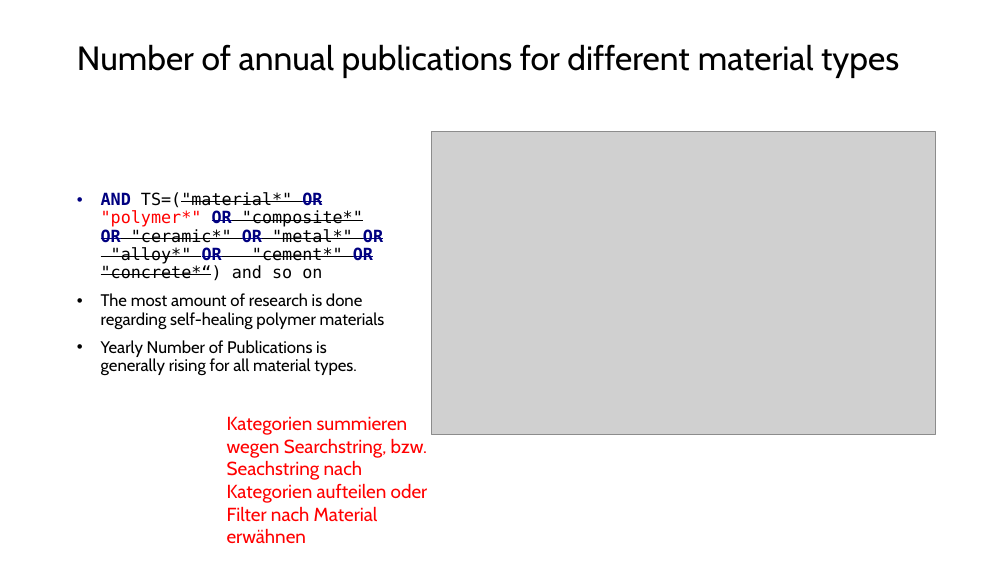
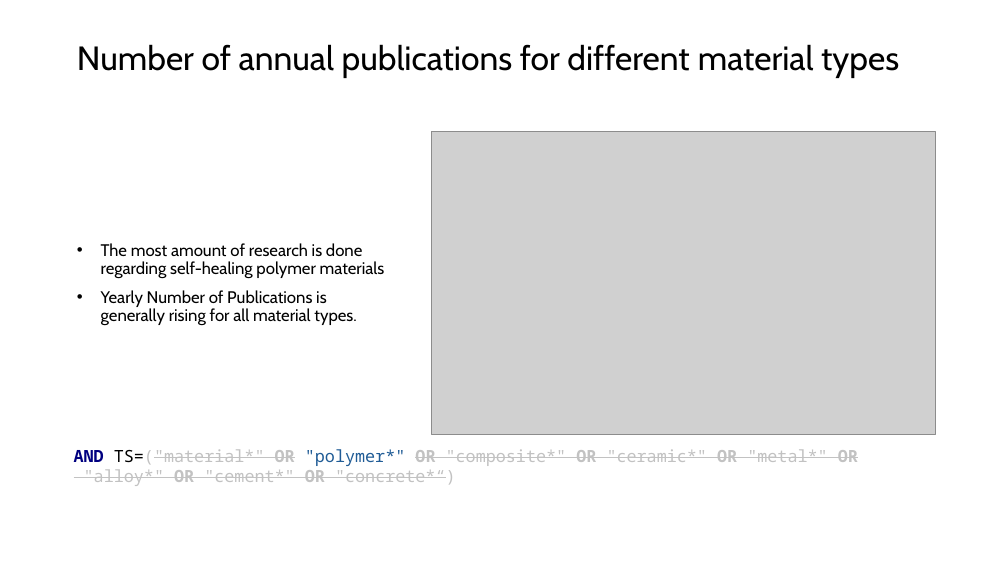
Before and after one commit to GMPuntigam/DataDrivenForesight, a slide deck: slide 4 of presentation/DataDrivenForesight.pptx. Drawn at 1008x567 pixels with LibreOffice and Linux fonts; fonts in the diff are those of the drawing; grey boxes stand for pictures. Boxes give left, top, right and bottom in pixels: in the first picture for what was removed or moved away, otherwise in the second. Text is boxed around its words. In the diff, an @@ line names an element or a change of style, - is before the commit and + after.

```diff
--- a/presentation/DataDrivenForesight.pptx
+++ b/presentation/DataDrivenForesight.pptx
@@ text at <box>101,192,383,280</box>: paragraph removed @@
-• AND TS=("material*" OR "polymer*" OR "composite*" OR "ceramic*" OR "metal*" OR "alloy*" OR "cement*" OR "concrete*“) and so on
@@ text removed at <box>227,416,428,543</box> @@
-Kategorien summieren wegen Searchstring, bzw. Seachstring nach Kategorien aufteilen oder Filter nach Material erwähnen
@@ text added at <box>74,449,858,486</box>, 16 pt, text #C2C2C2, strikethrough @@
+AND TS=("material*" OR "polymer*" OR "composite*" OR "ceramic*" OR "metal*" OR "alloy*" OR "cement*" OR "concrete*“)
```
Also in this commit, not shown: 1 other slide changed, 4 slides added, 2 slides removed, 1 other file.
